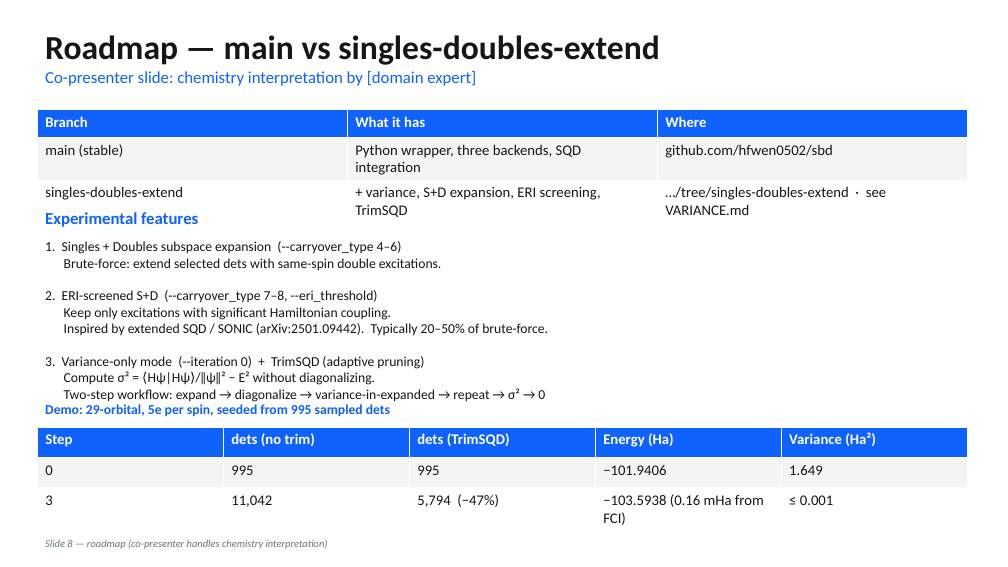
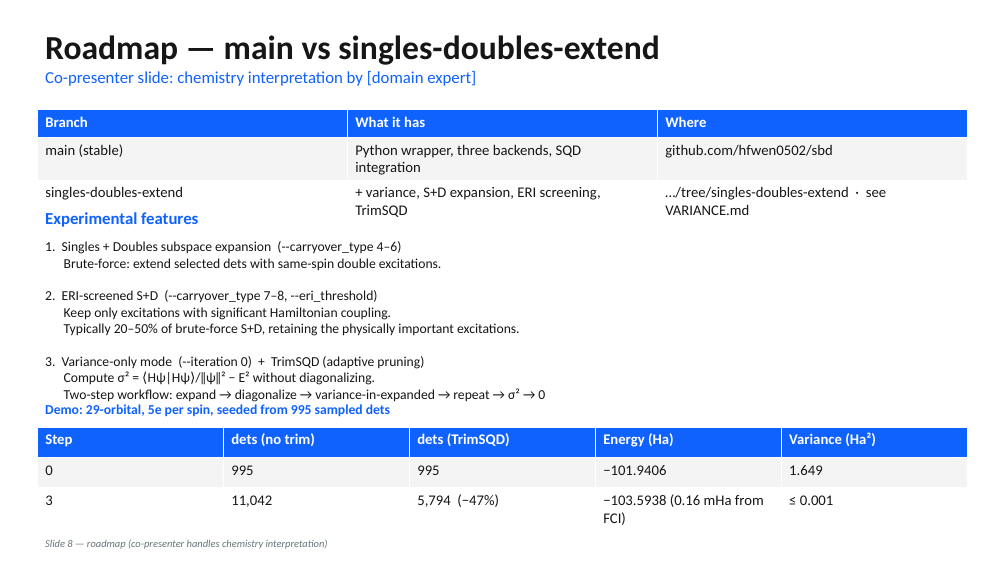
Before and after one commit to hfwen0502/sbd, a slide deck: slide 8 of .github/SBD_PYTHON_DECK.pptx. Drawn at 1008x567 pixels with LibreOffice and Linux fonts; fonts in the diff are those of the drawing. Boxes give left, top, right and bottom in pixels: in the first picture for what was removed or moved away, otherwise in the second. Text is boxed around its words. In the diff, an @@ line names an element or a change of style, - is before the commit and + after.

```diff
--- a/.github/SBD_PYTHON_DECK.pptx
+++ b/.github/SBD_PYTHON_DECK.pptx
@@ text at box(64, 323, 520, 336): text changed @@
-Inspired by extended SQD / SONIC (arXiv:2501.09442). Typically 20–50% of brute-force.
+Typically 20–50% of brute-force S+D, retaining the physically important excitations.
```
Also in this commit, not shown: 2 other files.
